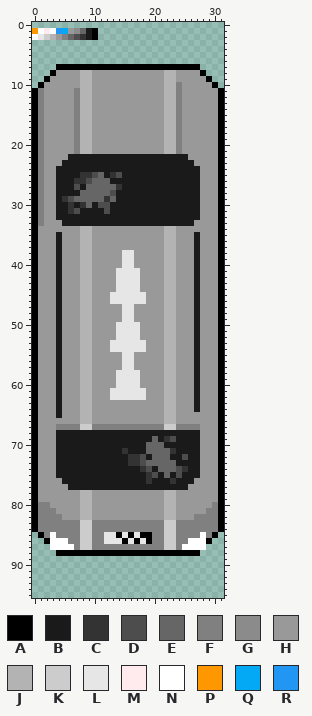
File history of a sprite sheet, Textures/placeholder_car_3.png. The picture above is the old version.
The file is 32x96 pixels. Colours within 5 levels of each other are drawn and written as one.
Palette (. is transparent): A #000000  B #1a1a1a  C #333333  D #4d4d4d  E #666666  F #808080  G #8b8b8b  H #999999  J #b3b3b3  K #cccccc  L #e6e6e6  M #ffebee  N #ffffff  P #ff9800  Q #03a9f4  R #2196f3
New version:
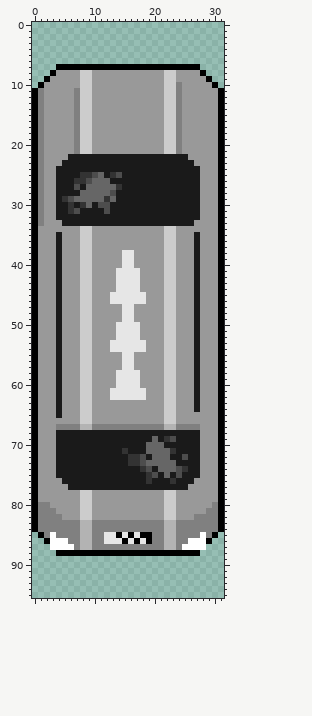
Diff:
{"colour":"J","old":"#b3b3b3","new":"#cccccc"}
{"colour":"K","old":"#cccccc","new":"#b3b3b3"}
{"y":1,"x":0,"old":"PNMNRQHGEBA","new":"..........."}
{"y":2,"x":0,"old":"NLKJHFEDCBA","new":"..........."}
{"label":"erased","picture_box":[32,28,98,40]}
{"label":"changed","picture_box":[80,70,92,154]}
{"label":"changed","picture_box":[164,70,176,154]}
{"label":"changed","picture_box":[80,226,92,430]}
{"label":"changed","picture_box":[164,226,176,430]}
{"label":"changed","picture_box":[80,490,92,550]}
{"label":"changed","picture_box":[164,490,176,550]}
